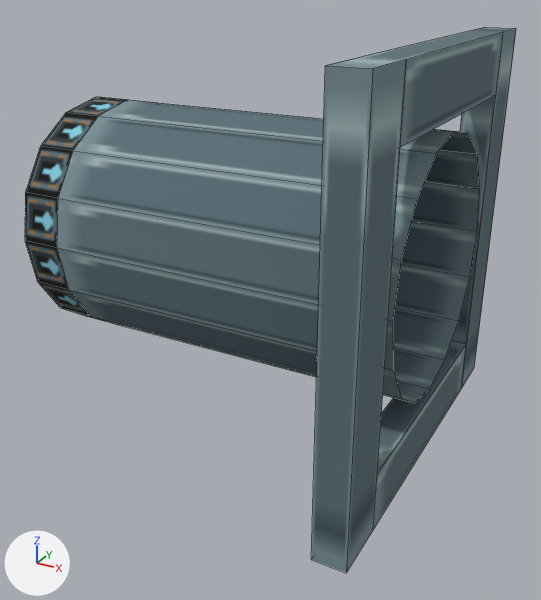
One commit to the OBJ model src/main/resources/assets/create_nuclear_industry/models/block/turbine/mesh/turbine_exhaust_unformed.obj: the scene before it, then after it.
One viewpoint serves both versions: a 50 mm camera at (1.438, -2.121, 1.137) aimed at (0.568, -0.539, 0.346). Arrows for +X, +Y and +Z are at lower left; the lights stay in place. The first picture is the older version. Mesh edges are drawn as thin lines. Where no turn or scale is listed for an object, it has been applied to the vertices. Vertices at exactly the same position are counted once.

The scene before the commit, as lines of its bpy script (objects in view):
```python
mat_exhaust = principled_material('exhaust')
mat_exhaust.texture = img_turbine_exhaust
mat_exhaust.roughness = 1.0
me_turbine_exhaust_unformed = bpy.data.meshes.new('turbine_exhaust_unformed')
me_turbine_exhaust_unformed.from_pydata(...)  # 72 vertices, 62 faces; spans x 0.0..1.0, y -1.0..0.0, z 0.0..1.0
# faces by material slot: [24, 30, 8]
me_turbine_exhaust_unformed.materials.append(mat_casing)  # picture img_turbine_casing_panel
me_turbine_exhaust_unformed.materials.append(mat_exhaust)  # picture img_turbine_exhaust
me_turbine_exhaust_unformed.materials.append(mat_endcap)  # picture img_turbine_casing_panel
# before: 56 (0.92, -0.85, 0.15), 57 (0.92, -0.15, 0.15), 58 (0.92, -0.85, 0.85), 59 (0.92, -0.15, 0.85)
ob_turbine_exhaust_unformed = bpy.data.objects.new('turbine_exhaust_unformed', me_turbine_exhaust_unformed)
ob_turbine_exhaust_unformed.location = (0.0, 0.0, 0.0)
```
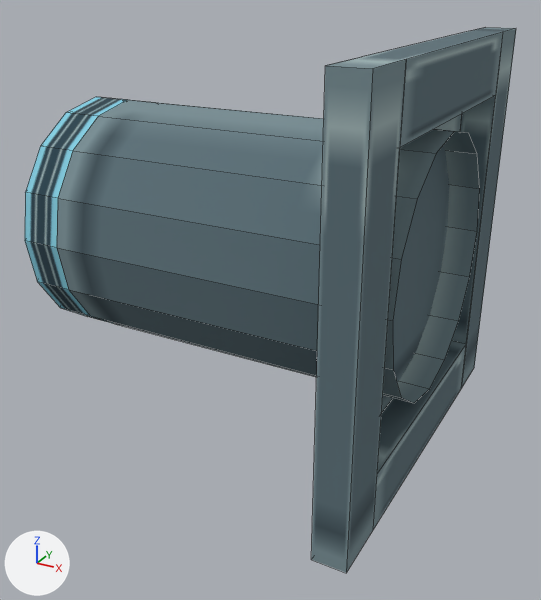
Location of each change, [x1, y1, x2, y2] in pixels of the pictures (541 x 600 px):
'turbine_exhaust_unformed', surface changed, reshaped
    both: [25, 27, 516, 573]
part 1 of me_turbine_exhaust_unformed, added (cyan)
    after: [382, 114, 462, 412]
part 2 of me_turbine_exhaust_unformed, surface changed
    both: [25, 97, 480, 401]
part 3 of me_turbine_exhaust_unformed, recoloured
    both: [25, 97, 127, 324]

The change, as a diff of the scene's bpy script:
```diff
--- a/src/main/resources/assets/create_nuclear_industry/models/block/turbine/mesh/turbine_exhaust_unformed.obj.py
+++ b/src/main/resources/assets/create_nuclear_industry/models/block/turbine/mesh/turbine_exhaust_unformed.obj.py
@@ img_turbine_exhaust_side @@
+img_turbine_exhaust_side = load_image('turbine_exhaust_side', '../../../../textures/block/turbine/turbine_exhaust_side.png', 16, 16, 'sRGB')
@@ img_turbine_exhaust_face @@
+img_turbine_exhaust_face = load_image('turbine_exhaust_face', '../../../../textures/block/turbine/turbine_exhaust_face.png', 16, 16, 'sRGB')
@@ mat_exhaust @@
 mat_exhaust = principled_material('exhaust')
-mat_exhaust.texture = img_turbine_exhaust
+mat_exhaust.texture = img_turbine_exhaust_face
 mat_exhaust.roughness = 1.0
@@ mat_inside @@
+mat_inside = principled_material('inside')
+mat_inside.texture = img_turbine_casing_panel
+mat_inside.roughness = 1.0
@@ mat_exhaust_side @@
+mat_exhaust_side = principled_material('exhaust_side')
+mat_exhaust_side.texture = img_turbine_exhaust_side
+mat_exhaust_side.roughness = 1.0
@@ me_turbine_exhaust_unformed @@
 # used by ob_turbine_exhaust_unformed; location = (0.0, 0.0, 0.0)
 # verts and faces of me_turbine_exhaust_unformed; kept vertices keep their numbers, new ones are numbered from 72
-me_turbine_exhaust_unformed.from_pydata(...)  # 72 vertices, 62 faces; spans x 0.0..1.0, y -1.0..0.0, z 0.0..1.0
+me_turbine_exhaust_unformed.from_pydata(...)  # 72 vertices, 63 faces; spans x 0.0..1.0, y -1.0..0.0, z 0.0..1.0
+# me_turbine_exhaust_unformed part 1
+faces += [(56, 57, 59, 58)]  # mat_inside (picture img_turbine_casing_panel)
+# me_turbine_exhaust_unformed part 2: 32 kept faces spanning x 0.0..1.0, y -0.82..-0.18, z 0.18..0.82 get new texture (UV) coordinates
+# me_turbine_exhaust_unformed part 3: 16 faces spanning x 0.0..0.11, y -0.82..-0.18, z 0.18..0.82 switch from mat_exhaust (picture img_turbine_exhaust) to mat_exhaust_side (picture img_turbine_exhaust_side)
+# other edits to the shape of me_turbine_exhaust_unformed do not show in these pictures
 me_turbine_exhaust_unformed.materials.append(mat_casing)
 me_turbine_exhaust_unformed.materials.append(mat_endcap)
+me_turbine_exhaust_unformed.materials.append(mat_inside)  # picture img_turbine_casing_panel
```
